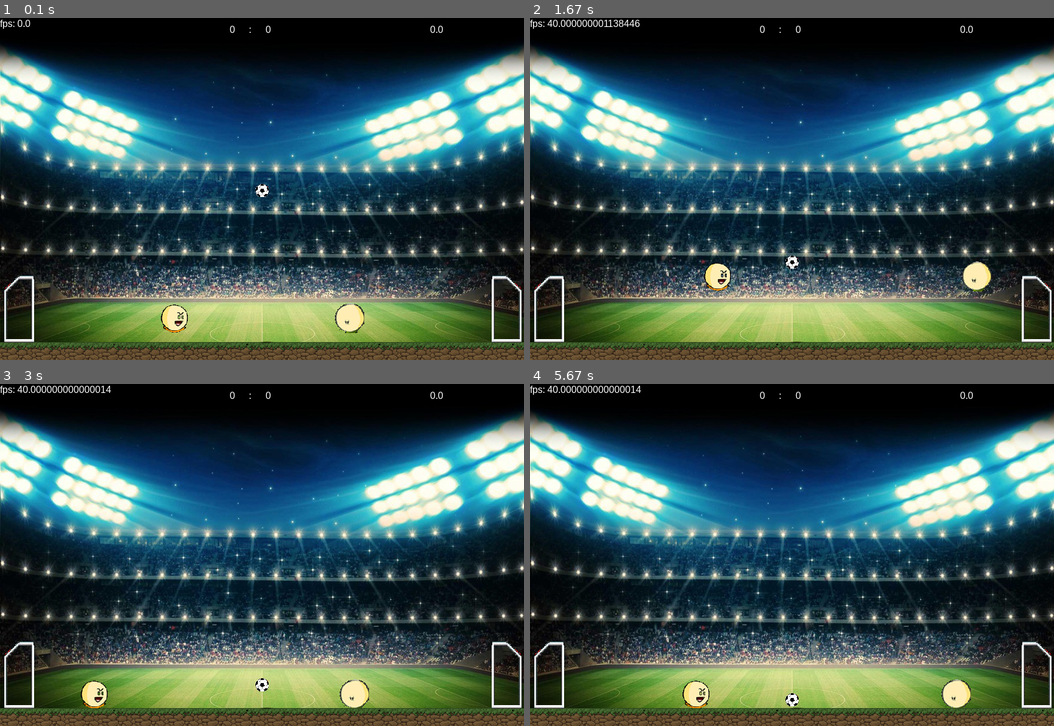
Above: before the commit, frames 1-4 (two rows, left to right).
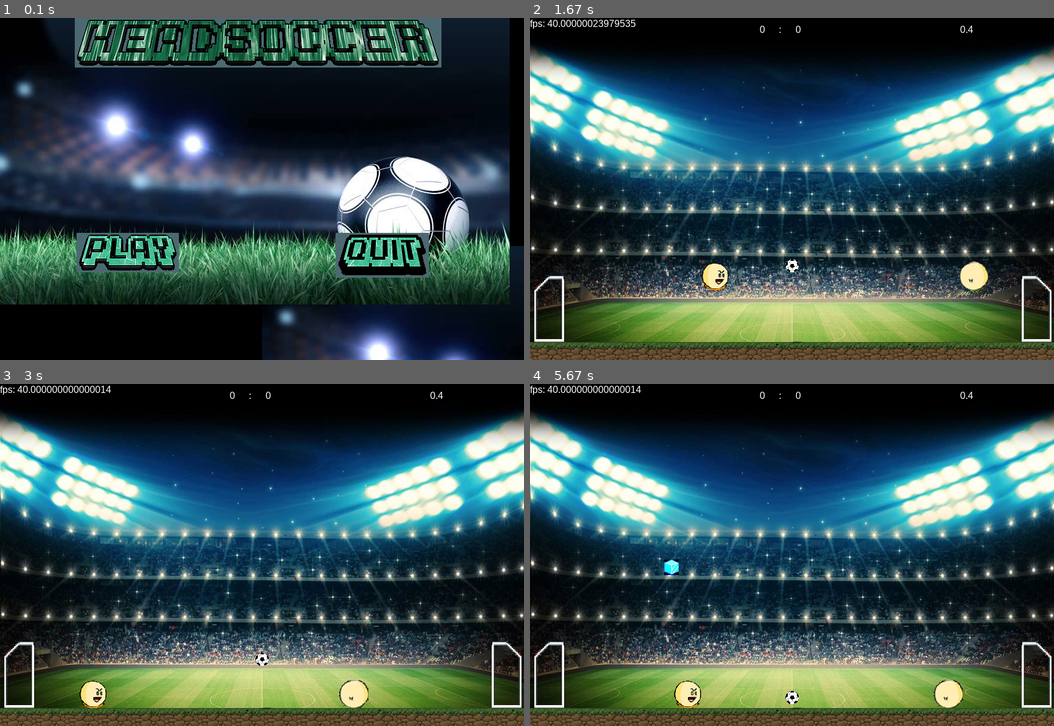
Above: after the commit, the same moments.

Repository: pedrooa/Projeto-Final
Game: pygame game, started from main_2_VersãoPedrão.py
The game is run twice, just before and just after one commit, with the same random seed, the same clock (stepped at 60 frames per second) and the same inputs.
Inputs (mouse positions are in pixels of both pictures, inside the frame that each line leads up to):
- Up to frame 1 (0.1 s): no input
- Up to frame 2 (1.67 s): press the mouse at (697, 295) at 0.37 s; move the mouse to (802, 240) at 0.47 s; release the mouse at (912, 182) at 0.6 s; hold Right 0.67-1.13 s; move the mouse to (771, 96) at 0.7 s; hold Up 1.17-1.47 s; hold W 1.17-1.47 s; hold Right from 1.5 s (still down); hold D from 1.5 s (still down)
- Up to frame 3 (3 s): release Right at 1.97 s; release D at 1.97 s; hold Left 2-2.53 s; hold A 2-2.53 s; hold Down 2.57-2.87 s; hold S 2.57-2.87 s; hold Left from 2.9 s (still down); hold A from 2.9 s (still down)
- Up to frame 4 (5.67 s): release Left at 3.3 s; release A at 3.3 s; hold Up 3.33-3.7 s; hold W 3.33-3.7 s; hold Right 3.73-4.37 s; hold D 3.73-4.37 s; hold Down 4.4-4.77 s; hold S 4.4-4.77 s; hold Left 4.8-5.27 s; hold A 4.8-5.27 s; hold Right from 5.3 s (still down); hold D from 5.3 s (still down)

The runs differ from the first frame. In frame 1, 87% of the frame differs, in the area x 0-100%, y 0-100%; in frame 2, 0.7%; in frame 3, 0.4%; in frame 4, 1.0%.

Commit message:
arrumei os power ups

Diff:
--- a/Sprites.py
+++ b/Sprites.py
@@ -119,27 +119,6 @@
 
         dist = math.hypot(dx,dy)
         soma_raios = self.radius + other.radius
-
-        """v = vetor(dx, dy)
-        versor = v/dist
-        inter = soma_raios - dist
-
-        if inter < 0:
-            inter = -inter
-
-        if (other.pos.y < HEIGHT - 30 - other.radius):
-            (self.pos.x, self.pos.y) = (self.pos.x, self.pos.y + 10) + inter * versor * 0.75
-        else:
-            (self.pos.x, self.pos.y) = (self.pos.x, self.pos.y) + inter * versor * 0.75
-
-        force = inter
-
-        FEL = force * versor
-
-        self.vel = FEL"""
-
-
-
 
         if dist < soma_raios:
             force = 6*(soma_raios - dist)
@@ -284,7 +263,7 @@
     def __init__(self,game):
         pg.sprite.Sprite.__init__(self)
         self.game = game
-        self.type = random.choice(['crescer','diminuir','velocidade'])
+        self.type = random.choice(['crescer','diminuir','velocidade','gelo'])
         self.image = self.game.powerup_images[self.type]
         self.image.set_colorkey(BLACK)
         self.rect = self.image.get_rect()
--- a/main_2_VersãoPedrão.py
+++ b/main_2_VersãoPedrão.py
@@ -55,9 +55,16 @@
         self.powerup_images['velocidade'] = pg.image.load(path.join(img_folder,'bolt_gold.png')).convert()
         self.powerup_images['crescer'] = pg.image.load(path.join(img_folder,'crescer.png')).convert()
         self.powerup_images['diminuir'] = pg.image.load(path.join(img_folder,'diminuir.png')).convert()
+        self.powerup_images['gelo'] = pg.image.load(path.join(img_folder,'gelo.jpeg')).convert()
 
         self.grass_2 = pg.image.load(path.join(img_folder, \
                                                 "grass_2.png")).convert()
+
+
+
+
+
+
         #Criando objetos
         self.bola = Bola(WIDTH/2 ,HEIGHT/2,11,self.SoccerBall)
         self.player1 = Jogador(self,WIDTH*1/3,self.player1_img,0)
@@ -116,12 +123,12 @@
         self.all_sprites.update()
 
         #Aparecimento de powerups
-        #now = pg.time.get_ticks()
-        #if now - self.poweruptime > 5000:
-            #self.poweruptime = now
-            #poder = Powerup(self)
-            #self.all_sprites.add(poder)
-            #self.powerups.add(poder)
+        now = pg.time.get_ticks()
+        if now - self.poweruptime > 5000:
+            self.poweruptime = now
+            poder = Powerup(self)
+            self.all_sprites.add(poder)
+            self.powerups.add(poder)
 
 
 
@@ -142,17 +149,17 @@
 
         #Colisao entre players
         self.bateu_player1_2 = pg.sprite.spritecollide(self.player1, \
-                                                        self.player2_group, False, pg.sprite.collide_circle)
+                                                        self.player2_group, False)
         self.bateu_player2_1 = pg.sprite.spritecollide(self.player2, \
-                                                        self.player1_group, False, pg.sprite.collide_circle)
+                                                        self.player1_group, False)
         self.bateu_trave1 = pg.sprite.spritecollide(self.player1, \
-                                                        self.trave_1_group, False, pg.sprite.collide_circle)
+                                                        self.trave_1_group, False)
         self.bateu_trave2 = pg.sprite.spritecollide(self.player2, \
-                                                        self.trave_2_group, False, pg.sprite.collide_circle)
+                                                        self.trave_2_group, False)
         self.bateu_bola_trave_1 = pg.sprite.spritecollide(self.bola, \
-                                                        self.trave_1_group, False, pg.sprite.collide_circle)
+                                                        self.trave_1_group, False)
         self.bateu_bola_trave_2 = pg.sprite.spritecollide(self.bola, \
-                                                        self.trave_2_group, False, pg.sprite.collide_circle)
+                                                        self.trave_2_group, False)
 
         #Se bater player1 com plataforma
         if self.bateu:
@@ -170,11 +177,12 @@
             self.player2.vel.x = 0
             self.player1.acc.x = 0
             self.player2.acc.x = 0
-            if self.bateu or self.bateu_2:
-                self.player1.vel.y = -1
-                self.player2.vel.y = -1
-                self.player1.acc.y = -1
-                self.player2.acc.y = -1
+            #if self.bateu or self.bateu_2:
+            #    self.player1.vel.y = -1
+            #    self.player2.vel.y = -1
+            #    self.player1.acc.y = -1
+            #    self.player2.acc.y = -1
+
 
             dx = self.player1.rect.centerx - self.player2.rect.centerx
             dy = self.player2.rect.centery - self.player2.rect.centery
@@ -186,6 +194,7 @@
                 v = vetor(dx, dy)
             else:
                 v = vetor(dx, 0)
+
             v_metade = v*0.05
 
             self.player1.pos += v_metade
@@ -198,22 +207,21 @@
                 self.player1.pos.y = self.trave1.rect.top + 2
                 self.player1.vel.y = 0
             if self.player1.pos.y - 60 <= self.trave1.rect.top:
-                self.player1.vel.y = 0
                 self.player1.vel.y = 5
 
         #Se bater na trave - player2
         if self.bateu_trave2:
-            if self.player2.pos.y - 10 <= self.trave2.rect.top \
+            if self.player2.pos.y -  10 <= self.trave2.rect.top \
                                     and self.player2.vel.y  > 0:
                 self.player2.pos.y = self.trave2.rect.top + 2
                 self.player2.vel.y = 0
             if self.player2.pos.y - 60 <= self.trave2.rect.top:
-                self.player2.vel.y = 0
                 self.player2.vel.y = 5
+
+        # Se Bater Bola na Trave
         if self.bateu_bola_trave_1:
-            if self.bola.pos.y <= self.trave1.rect.top and self.bola.vel.y > 0:
-                self.bola.vel.y = -self.bola.vel.y
-            if self.bola.pos.y - self.bola.radius >= self.trave1.rect.top:
+            if self.bola.pos.y + self.bola.radius >= self.trave1.rect.top \
+            and self.bola.pos.x <= 67:
                 self.bola.vel.y = -self.bola.vel.y
                 self.timer += 1
                 if self.timer == 5:
@@ -231,9 +239,8 @@
                     self.timer = 0
 
         if self.bateu_bola_trave_2:
-            if self.bola.pos.y <= self.trave2.rect.top and self.bola.vel.y > 0:
-                self.bola.vel.y = -self.bola.vel.y
-            if self.bola.pos.y - self.bola.radius >= self.trave2.rect.top:
+            if self.bola.pos.y + self.bola.radius >= self.trave2.rect.top\
+            and self.bola.pos.x >= WIDTH - 63:
                 self.bola.vel.y = -self.bola.vel.y
                 self.timer += 1
                 if self.timer == 5:
@@ -262,6 +269,10 @@
                 self.trave2.powerup_1()
             if hit.type == 'diminuir':
                 self.trave2.powerup_2()
+            if hit.type == 'gelo':
+                self.player1.powerup_gelo()
+            if hit.type == 'raio':
+                self.player1.powerup_raio()
 
         #Checa se o jogador2 pegou um powerup
         self.hits = pg.sprite.spritecollide(self.player2,self.powerups,True)
@@ -270,7 +281,10 @@
                 self.trave1.powerup_1()
             if hit.type == 'diminuir':
                 self.trave1.powerup_2()
-
+            if hit.type == 'gelo':
+                self.player2.powerup_gelo()
+            if hit.type == 'velocidade':
+                self.player2.powerup_raio()
     def events(self):
         #Game loop events
         for event in pg.event.get():
@@ -306,8 +320,41 @@
         pg.display.flip()
 
     def show_start_screen(self):
+        game_folder = path.dirname(__file__)
+        img_folder = path.join(game_folder, "Imagens")
+
+        self.titulo = pg.image.load(path.join(img_folder, "titulo.PNG")).convert() #imagem do titulo
+        self.bright_play = pg.image.load(path.join(img_folder, "bright_play.PNG")).convert() # botão play com o mouse em cima
+        self.play = pg.image.load(path.join(img_folder, "play.PNG")).convert() #botão play
+        self.quit = pg.image.load(path.join(img_folder, "quit.PNG")).convert() #botão quit
+        self.quit_bright = pg.image.load(path.join(img_folder, "quit_bright.PNG")).convert() #botão quit com o mouse em cima
+        self.background1 = pg.image.load(path.join(img_folder, "background1.JPG")).convert() #fundo
+        #menu
+        self.background2 = self.background1.get_rect()
+        self.background2.x = WIDTH/2
+        self.background2.y = HEIGHT*2/3
+        self.screen.blit(self.background1, self.background2)
+
         #Game Start Screen
-        pass
+        intro = True
+
+
+        while intro:
+            self.background2 = self.background1.get_rect()
+            self.screen.blit(self.background1, self.background2)
+            self.screen.blit(self.titulo, (WIDTH*1/7,0))
+            self.button(self.play,128,360,298,426,self.bright_play,'play')
+            self.button(self.quit,561,360,717,435,self.quit_bright,'quit')
+
+            for event in pg.event.get():
+                if event.type == pg.QUIT:
+                    pg.quit()
+                #print (event)
+                #if event.type == pygame.MOUSEBUTTONDOWN:
+
+            pg.display.update()
+
+
 
     def show_GO_screen(self):
         #Game Over show_GO_screen
@@ -320,6 +367,40 @@
         text_rect.midtop = (x, y)
         surf.blit(text_surface, text_rect)
 
+    def button(self,img, x, y, width, height, img1, action = None):
+        self.cur = pg.mouse.get_pos()
+        self.click = pg.mouse.get_pressed()
+        self.screen.blit (img, (x,y))
+        if x+width > self.cur[0] > x and y+height > self.cur[1] > y:
+            self.screen.blit(img, (x,y))
+            if self.click[0] == 1 and action != None:
+
+                #se der tempo/ nao tiver funcionando colocar na função menu
+
+                if action == "play":
+                    self.new()
+
+
+                elif action == "quit":
+                    pg.quit()
+                    quit()
+
+                elif action == "menu":
+                    screen
+                    menu()
+        else:
+            self.screen.blit(img1, (x,y))
+
+    def wait_for_key(self):
+        waiting = True
+        while waiting:
+            self.clock.tick(FPS)
+            for event in pg.event.get():
+                if event.type == pg.QUIT:
+                    waiting = False
+                    self.running = False
+                if event.type == pg.KEYUP:
+                    waiting = False
 g = Game()
 g.show_start_screen()
 while g.running:
--- a/main_2_VersãoPedrão.py
+++ b/main_2_VersãoPedrão.py
@@ -55,6 +55,7 @@
         self.powerup_images['velocidade'] = pg.image.load(path.join(img_folder,'bolt_gold.png')).convert()
         self.powerup_images['crescer'] = pg.image.load(path.join(img_folder,'crescer.png')).convert()
         self.powerup_images['diminuir'] = pg.image.load(path.join(img_folder,'diminuir.png')).convert()
+        self.powerup_images['gelo'] = pg.image.load(path.join(img_folder,'gelo.jpeg')).convert()
 
         self.grass_2 = pg.image.load(path.join(img_folder, \
                                                 "grass_2.png")).convert()
@@ -268,6 +269,10 @@
                 self.trave2.powerup_1()
             if hit.type == 'diminuir':
                 self.trave2.powerup_2()
+            if hit.type == 'gelo':
+                self.player1.powerup_gelo()
+            if hit.type == 'raio':
+                self.player1.powerup_raio()
 
         #Checa se o jogador2 pegou um powerup
         self.hits = pg.sprite.spritecollide(self.player2,self.powerups,True)
@@ -276,7 +281,10 @@
                 self.trave1.powerup_1()
             if hit.type == 'diminuir':
                 self.trave1.powerup_2()
-
+            if hit.type == 'gelo':
+                self.player2.powerup_gelo()
+            if hit.type == 'velocidade':
+                self.player2.powerup_raio()
     def events(self):
         #Game loop events
         for event in pg.event.get():
